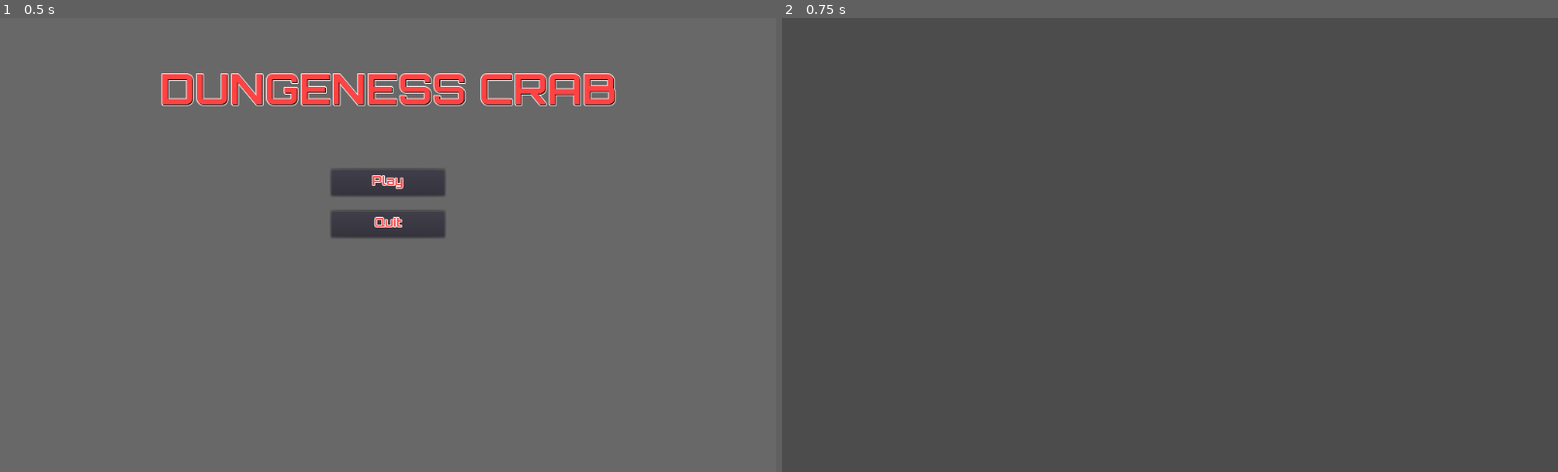
Above: before the commit, frames 1-2 (left to right).
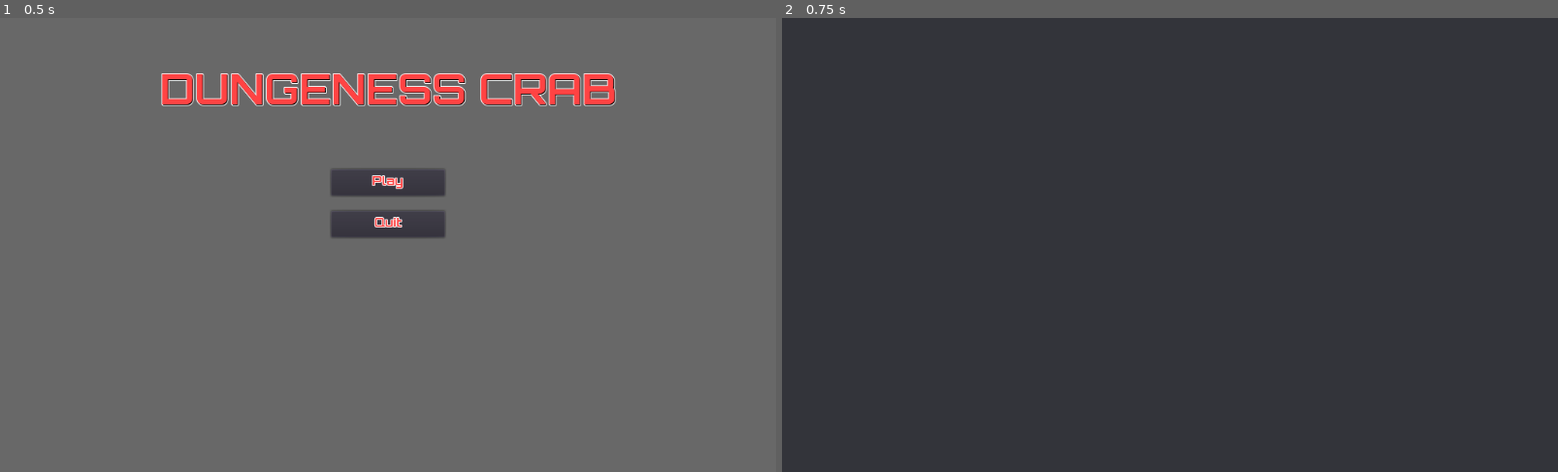
Above: after the commit, the same moments.

Repository: NickPieto/Game-Jam-XNHJ-FINAL
Game: Godot game, scene res://UI/Main Menu.tscn
The game is run twice, just before and just after one commit, with the same random seed, the same clock (stepped at 60 frames per second) and the same inputs.
Inputs:
- Up to frame 1 (0.5 s): no input
- Up to frame 2 (0.75 s): click "Play" at 0.5 s

Frame 1 is identical in both runs. In frame 2, 100% of the frame differs, in the area x 0-100%, y 0-100%.

Commit message:
background & fixes

Diff:
--- a/Final Project/Game.tscn
+++ b/Final Project/Game.tscn
@@ -1,3 +1,8 @@
 [gd_scene format=2]
 
 [node name="Game" type="Node2D"]
+
+[node name="Background" type="ColorRect" parent="."]
+margin_right = 2608.0
+margin_bottom = 600.0
+color = Color( 0.203922, 0.207843, 0.231373, 1 )
